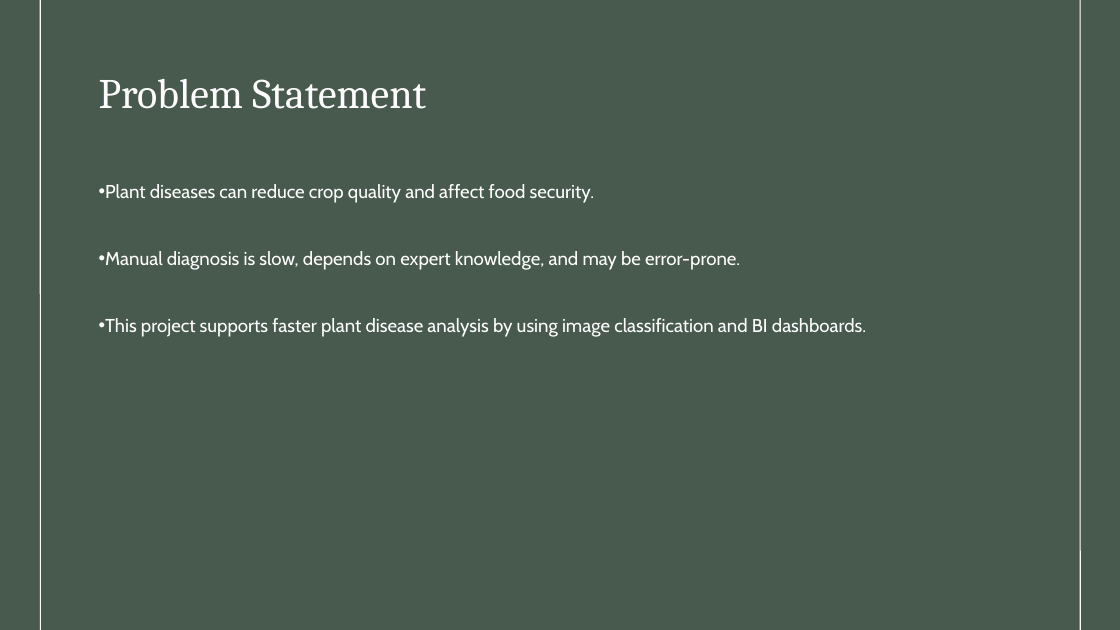
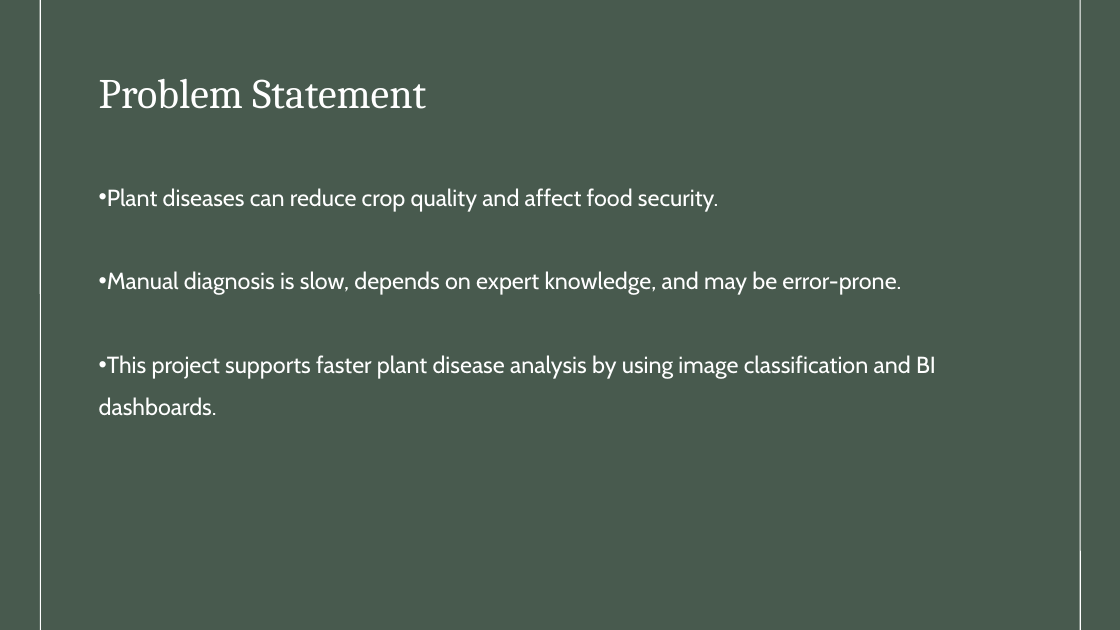
Before and after one commit to NadaKhattabb/BI-Plant-Disease-Analysis-and-Prediction, a slide deck: slide 4 of presentation/plant_disease_bi_presentation.pptx. Drawn at 1120x630 pixels with LibreOffice and Linux fonts; fonts in the diff are those of the drawing. Boxes give left, top, right and bottom in pixels: in the first picture for what was removed or moved away, otherwise in the second. Text is boxed around its words. In the diff, an @@ line names an element or a change of style, - is before the commit and + after.

```diff
--- a/presentation/plant_disease_bi_presentation.pptx
+++ b/presentation/plant_disease_bi_presentation.pptx
@@ text "Plant diseases can reduce crop ..." at (99, 188, 936, 415): size 12 to 15 pt @@
```
Also in this commit, not shown: 5 other slides changed.
